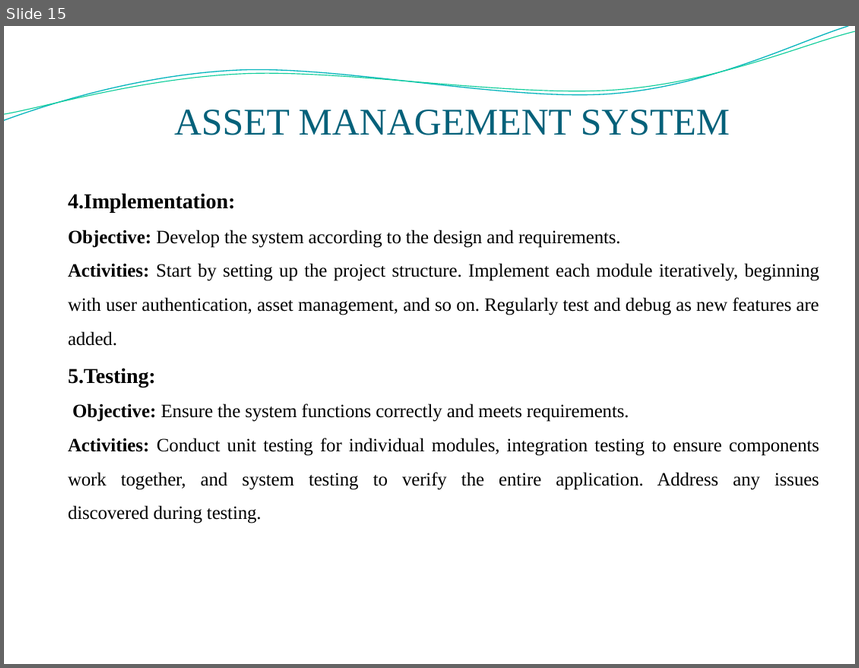
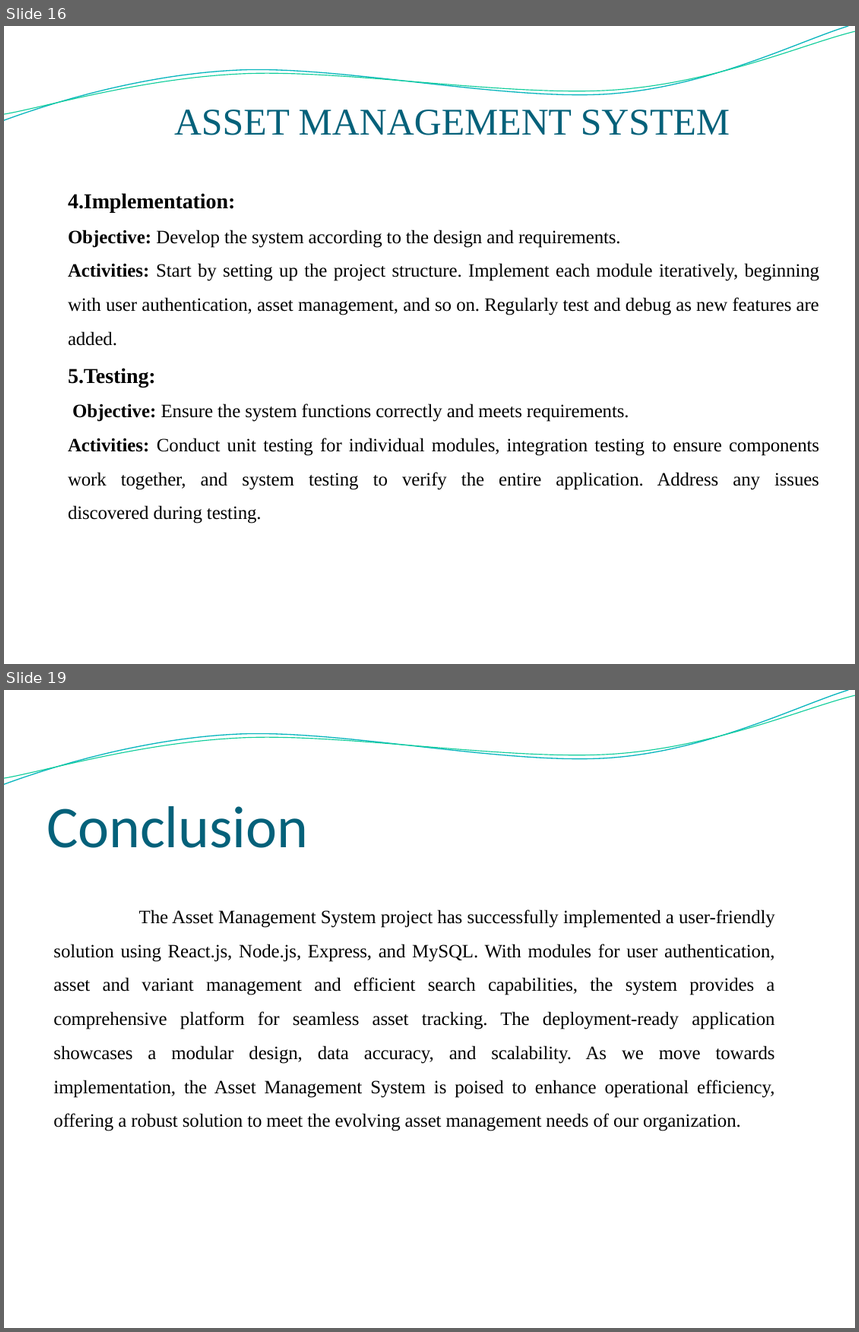
Before and after one commit to surya0811/Assetmanagement1, a slide deck: reports/ppt final.pptx. Shown one above the other, each under a label of ours: slide 15 before the commit, slides 16 and 19 after it; the slides between them are not shown. The pictures are 859x668 and 859x1332 pixels, drawn with LibreOffice and Linux fonts; fonts in the diff are those of the drawing; background and template pictures are left out. Boxes give left, top, right and bottom in pixels: in the first picture for what was removed or moved away, otherwise in the second. Text is boxed around its words. In the diff, an @@ line names an element or a change of style, - is before the commit and + after.

```diff
--- a/reports/ppt final.pptx
+++ b/reports/ppt final.pptx
@@ slide 19 added at (4, 690, 855, 1328), background picture (left out); not listed: 2 template elements that a slide beside it also shows @@
@@ title added at (47, 806, 308, 848), 50 pt, text #04617A @@
+Conclusion
@@ text added at (53, 910, 775, 1132), 16 pt, text #000000 @@
+The Asset Management System project has successfully implemented a user-friendly solution using React.js, Node.js, Express, and MySQL. With modules for user authentication, asset and variant management and efficient search capabilities, the system provides a comprehensive platform for seamless asset tracking. The deployment-ready application showcases a modular design, data accuracy, and scalability. As we move towards implementation, the Asset Management System is poised to enhance operational efficiency, offering a robust solution to meet the evolving asset management needs of our organization.
@@ what was slide 15 is now slide 16 @@
```
Also in this commit, not shown: 6 slides changed, 2 other slides added, 2 slides removed, 13 other files.
